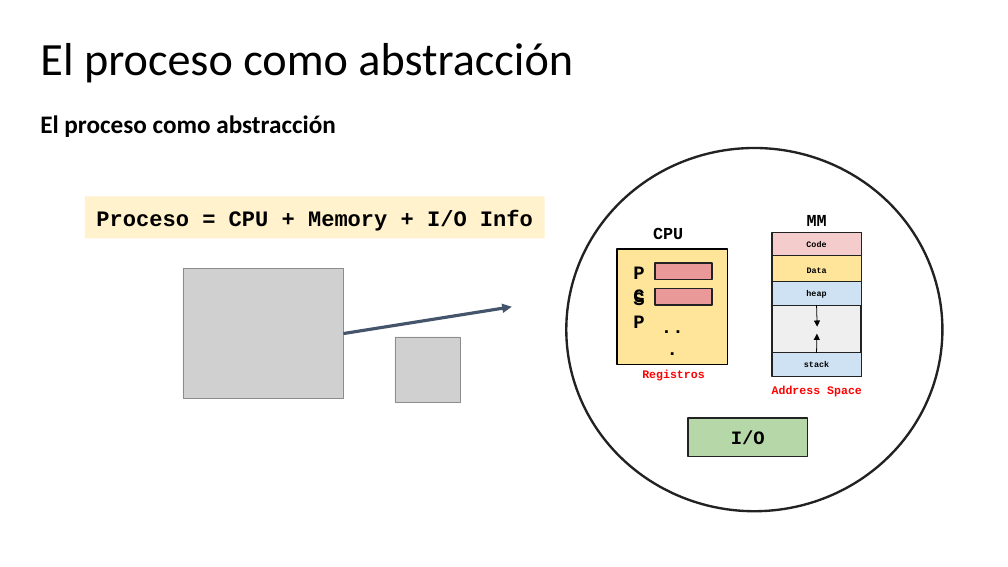
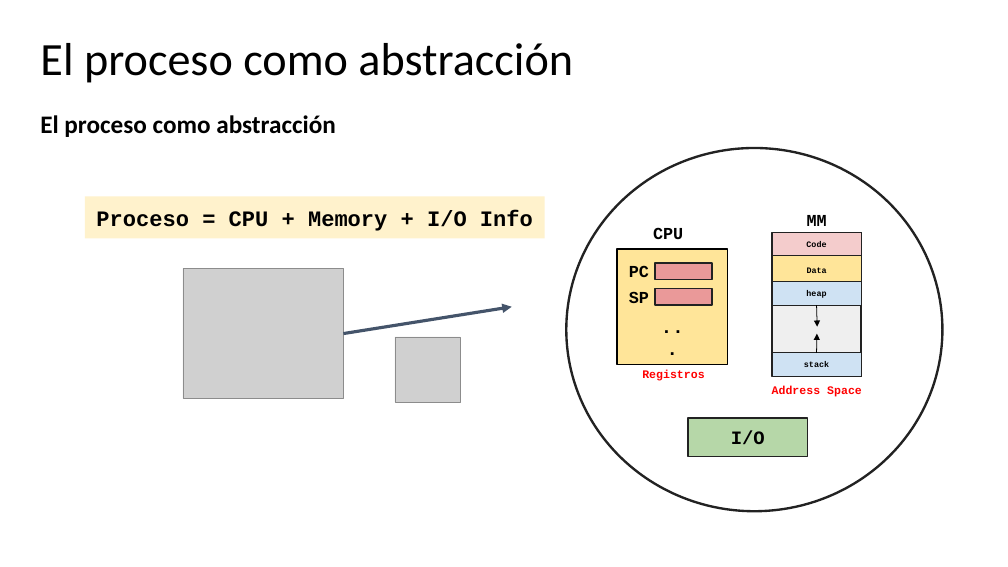
Before and after one commit to udea-so/apuntes_2026-2_SO-virtual, a slide deck: slide 4 of clase_04/SO_apuntes_clase4.pptx. Drawn at 1008x567 pixels with LibreOffice and Linux fonts; fonts in the diff are those of the drawing; grey boxes stand for pictures. Boxes give left, top, right and bottom in pixels: in the first picture for what was removed or moved away, otherwise in the second. Text is boxed around its words. In the diff, an @@ line names an element or a change of style, - is before the commit and + after.

```diff
--- a/clase_04/SO_apuntes_clase4.pptx
+++ b/clase_04/SO_apuntes_clase4.pptx
@@ text "PC" at box(629, 265, 649, 277): size 18 to 16 pt @@
@@ text "SP" at box(629, 291, 649, 303): size 18 to 16 pt @@
```
Also in this commit, not shown: 2 other files.
